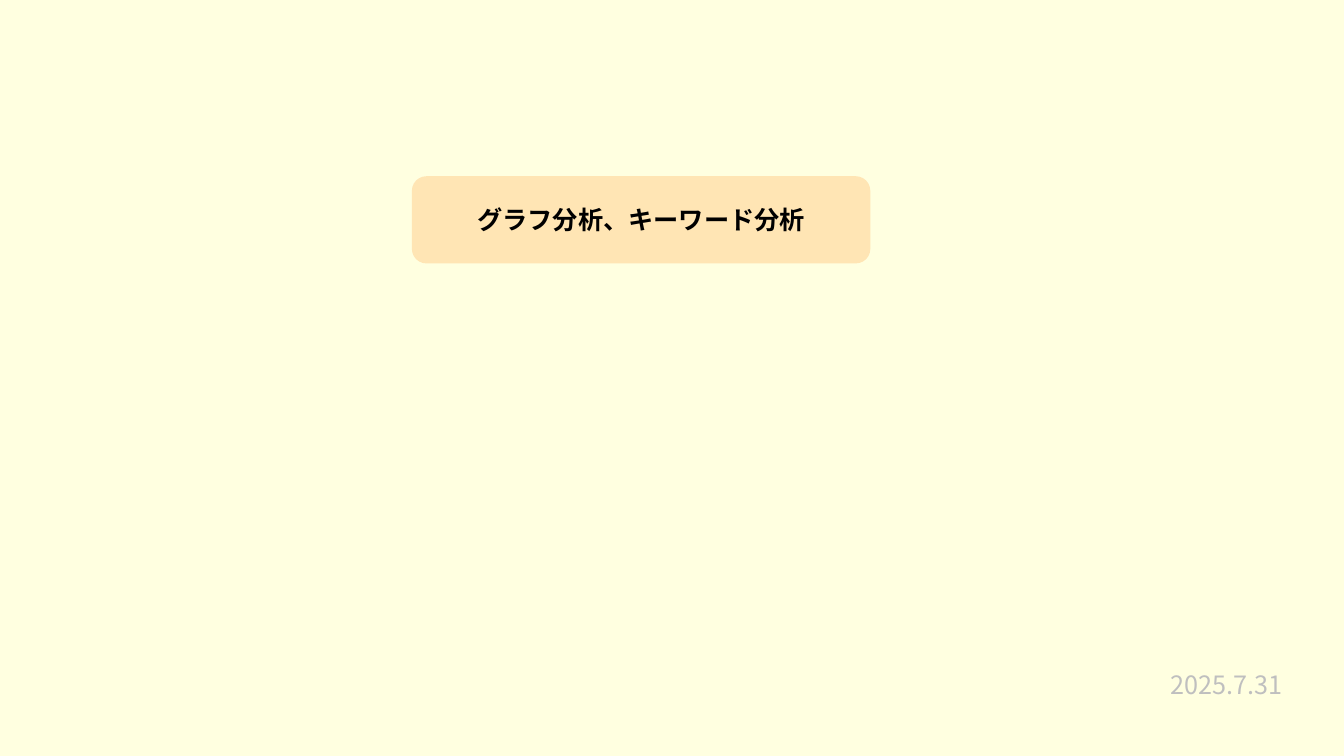
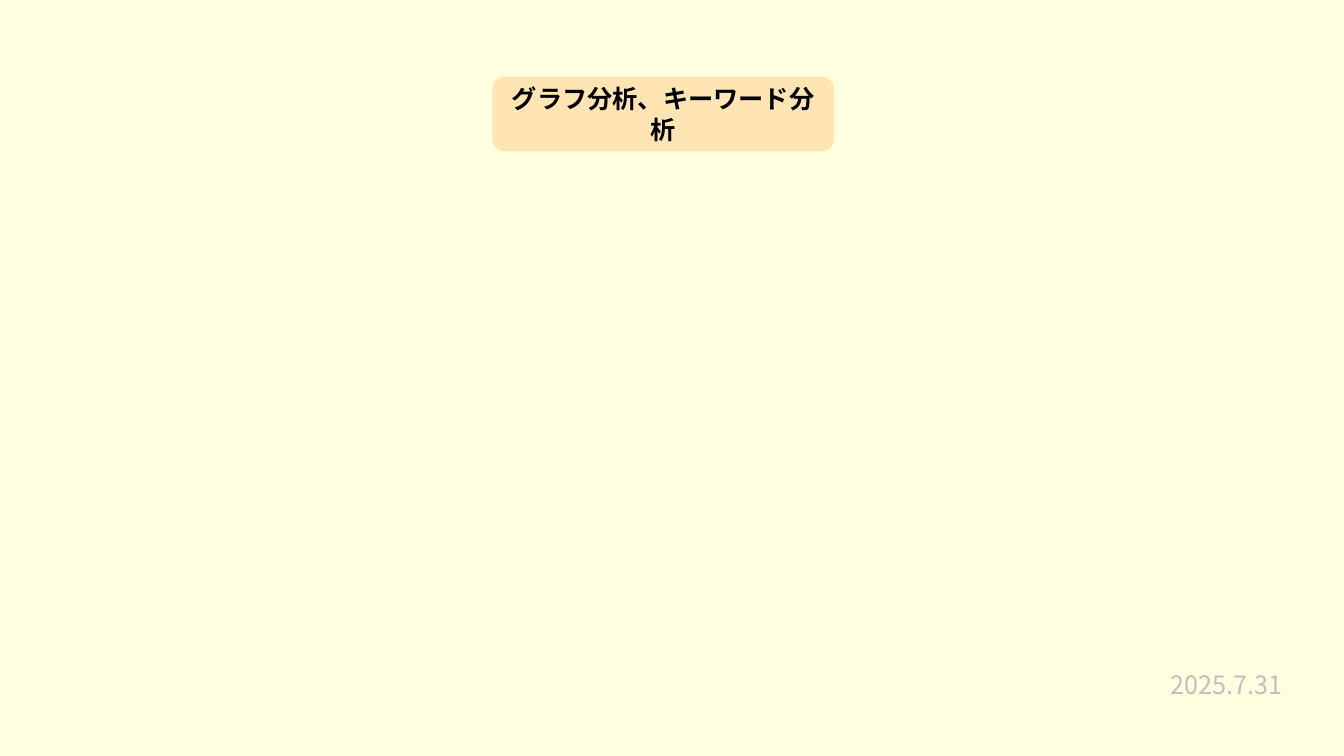
Before and after one commit to plusdojo2025/a2-7, a slide deck: slide 11 of 発表準備/7月成果発表会.pptx. Drawn at 1344x756 pixels with LibreOffice and Linux fonts; fonts in the diff are those of the drawing. Boxes give left, top, right and bottom in pixels: in the first picture for what was removed or moved away, otherwise in the second. Text is boxed around its words. In the diff, an @@ line names an element or a change of style, - is before the commit and + after.

```diff
--- a/発表準備/7月成果発表会.pptx
+++ b/発表準備/7月成果発表会.pptx
@@ rounded rectangle "グラフ分析、キーワード分析": place and size @@
-rounded rectangle "グラフ分析、キーワード分析" at [412,176,871,264]
+rounded rectangle "グラフ分析、キーワード分析" at [492,77,834,151]
```
Also in this commit, not shown: 7 other slides changed, 2 other files.
